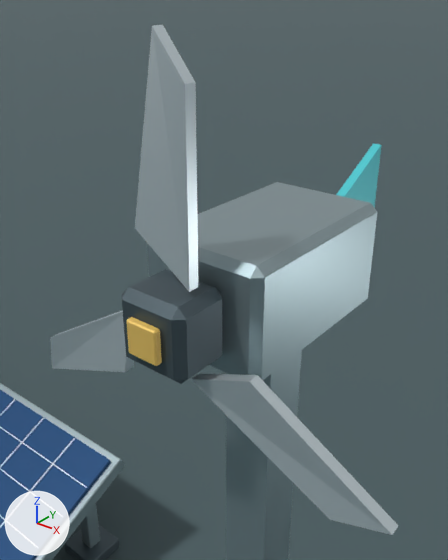
Two versions of the Blender file assets/renewables/renewable-power.blend, one commit apart.
One viewpoint serves both versions: a 50 mm lens placed at (2.58, -0.849, 2.179), pointed at (2.042, -0.178, 1.762). The lights are fixed; the arrows at lower left show +X, +Y and +Z. The picture after the commit comes second.

Names of what the first picture shows: 'Aluminium panel frame.002', 'Bolted ground shoe.010', 'Dark photovoltaic cells.002', 'Generator nacelle', 'Gold rotor cap', 'Rotor hub', 'Studio', 'Swept rotor blade', 'Swept rotor blade.001', 'Swept rotor blade.002', 'Tail vane', 'Turbine mast' and 6 more.
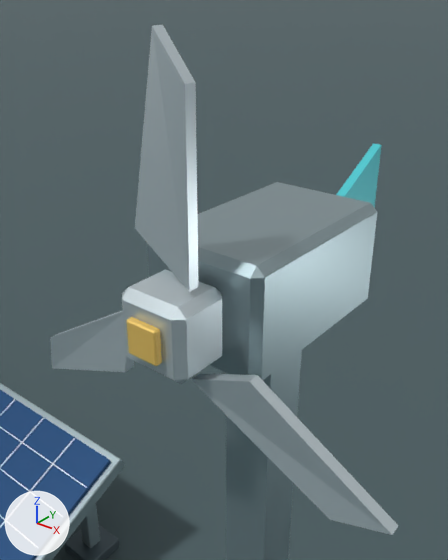
Where the newer file only moved an object's origin or applied its transform, the numbers keep the older frame.

What differs and where, as boxes [x1, y1, x2, y2] in the pictures (448 x 560 px):
'Rotor hub', recoloured (greyish blue to light grey): [122, 269, 222, 384] in both

Patch to the scene script:
```diff
--- a/assets/renewables/renewable-power.blend.py
+++ b/assets/renewables/renewable-power.blend.py
@@ me_cube_137 @@
 me_cube_137.from_pydata(...)  # 24 vertices, 26 faces; spans x -0.065..0.065, y -0.305..-0.195, z 1.635..1.765
-me_cube_137.materials.append(mat_graphite_housings)  # greyish blue #526169
+me_cube_137.materials.append(mat_silver_busbars_and_blades)  # light grey #d1dee3
```
